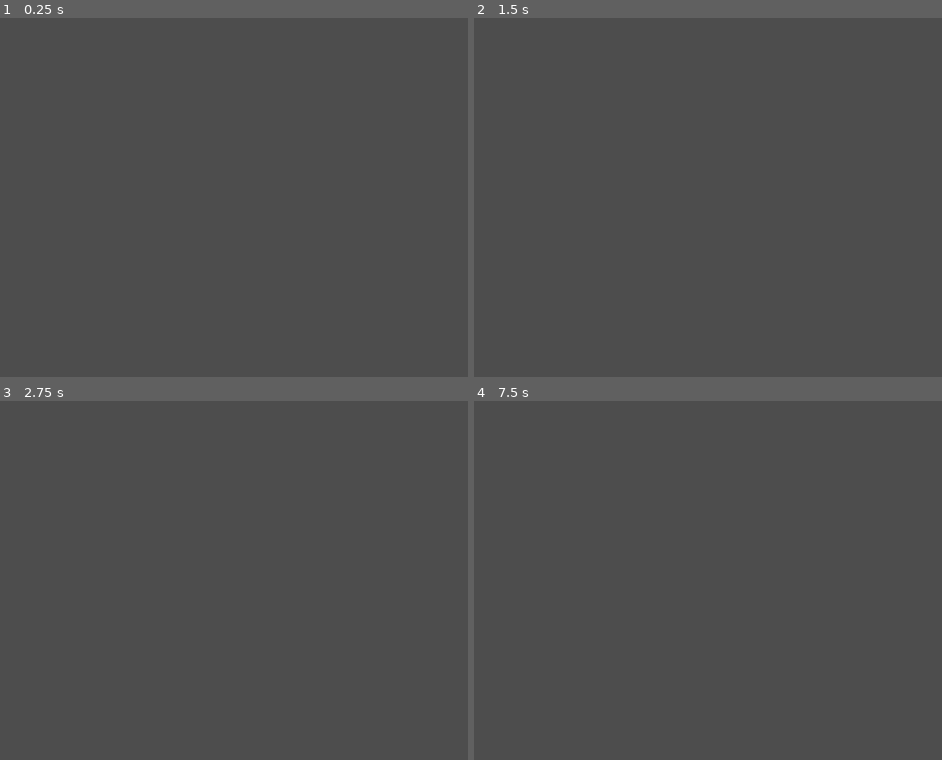
Above: before the commit, frames 1-4 (two rows, left to right).
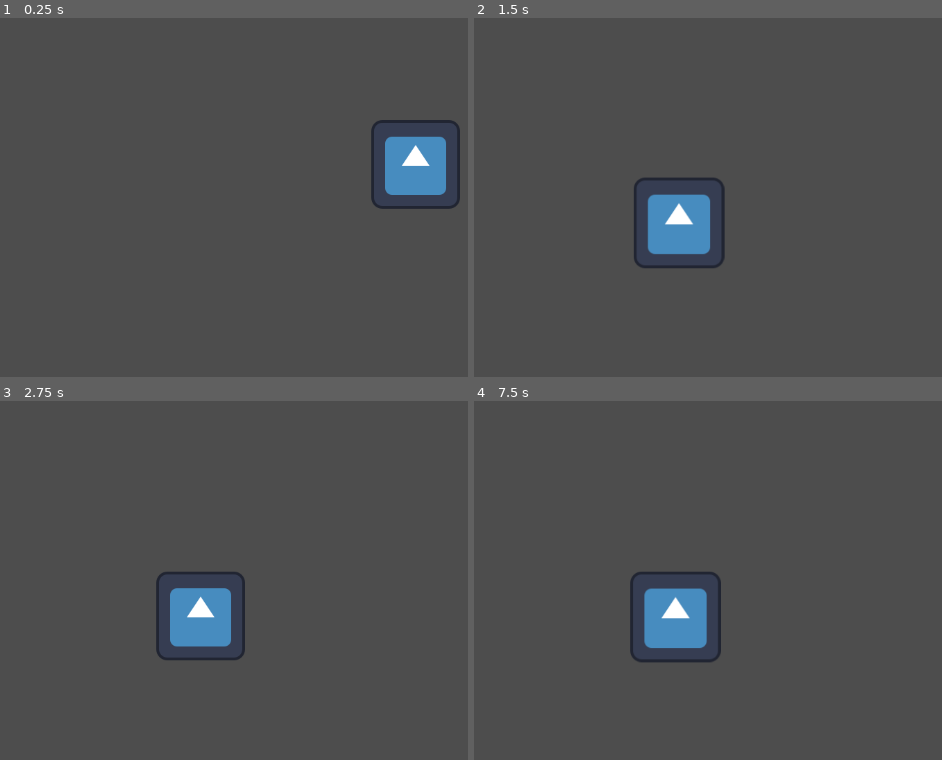
Above: after the commit, the same moments.

Repository: RRealJ/GameJam2024
Game: Godot game, scene res://cenas/testesPecas.tscn
Same seed, same stepped clock (60 frames per second), same inputs: the game is played once before the commit and once after it. The project has no main scene, so this scene is started directly. The engine's default icon, where the game draws it, is replaced by a stand-in: a white triangle on a blue panel in a dark square.
Inputs (mouse positions are in pixels of both pictures, inside the frame that each line leads up to):
- Up to frame 1 (0.25 s): no input
- Up to frame 2 (1.5 s): tap Enter at 0.5 s; move the mouse to (857, 132) at 0.52 s; press the mouse at (857, 132) at 0.53 s; tap Space at 1.25 s; move the mouse to (637, 215) at 1.27 s; release the mouse at (637, 215) at 1.28 s; click (637, 215) at 1.35 s
- Up to frame 3 (2.75 s): tap Enter at 2 s; move the mouse to (407, 476) at 2.02 s; press the mouse at (407, 476) at 2.03 s
- Up to frame 4 (7.5 s): tap Space at 2.75, 4.25 s; move the mouse to (759, 666) at 2.77 s; release the mouse at (759, 666) at 2.78 s; click (759, 666) at 2.85 s; tap Enter at 3.5 s; move the mouse to (outside the picture) at 3.52 s; press the mouse at (outside the picture) at 3.53 s; move the mouse to (558, 508) at 4.27 s; release the mouse at (558, 508) at 4.28 s; click (558, 508) at 4.35 s; move the mouse to (839, 576) at 5.02 s; press the mouse at (839, 576) at 5.03 s; move the mouse to (679, 465) at 5.77 s; release the mouse at (679, 465) at 5.78 s; click (679, 465) at 5.85 s; move the mouse to (outside the picture) at 6.52 s; press the mouse at (outside the picture) at 6.53 s; move the mouse to (637, 598) at 7.27 s; release the mouse at (637, 598) at 7.28 s; click (637, 598) at 7.35 s

The runs differ from the first frame. In frame 1, 2.7% of the frame differs, in the area x 79-99%, y 28-54%; in frame 2, 2.9%; in frame 3, 2.7%; in frame 4, 2.9%, in the area x 33-53%, y 47-73%.

Commit message:
aidionado script de stagio geral e estagio 1

Diff:
--- a/cenas/buraco.tscn
+++ b/cenas/buraco.tscn
@@ -3,13 +3,13 @@
 [ext_resource type="Script" path="res://scripts/buraco.gd" id="1_dfs7u"]
 
 [sub_resource type="RectangleShape2D" id="RectangleShape2D_5v1il"]
-size = Vector2(40, 40)
+size = Vector2(130, 129)
 
 [node name="buraco" type="StaticBody2D" groups=["dropable"]]
 script = ExtResource("1_dfs7u")
 
 [node name="CollisionShape2D" type="CollisionShape2D" parent="."]
-position = Vector2(20, 20)
+position = Vector2(65, 64.5)
 shape = SubResource("RectangleShape2D_5v1il")
 
 [node name="ColorRect" type="ColorRect" parent="."]
@@ -18,10 +18,9 @@
 anchor_top = 0.5
 anchor_right = 0.5
 anchor_bottom = 0.5
-offset_right = 40.0
-offset_bottom = 40.0
+offset_right = 130.0
+offset_bottom = 130.0
 grow_horizontal = 2
 grow_vertical = 2
 mouse_filter = 2
 color = Color(0.485703, 0.485704, 0.485703, 1)
-metadata/_edit_use_anchors_ = true
--- a/cenas/estagio1.tscn
+++ b/cenas/estagio1.tscn
@@ -1,17 +1,12 @@
-[gd_scene format=3 uid="uid://cxuuhsmpheis6"]
+[gd_scene load_steps=2 format=3 uid="uid://cxuuhsmpheis6"]
+
+[ext_resource type="Script" path="res://scripts/estagios.gd" id="1_44v33"]
 
 [node name="estagio1" type="Node2D"]
+script = ExtResource("1_44v33")
 
 [node name="NinePatchRect" type="NinePatchRect" parent="."]
 offset_left = 46.0
 offset_top = 41.0
 offset_right = 1109.0
 offset_bottom = 517.0
-
-[node name="TextureRect" type="TextureRect" parent="NinePatchRect"]
-layout_mode = 1
-anchors_preset = 15
-anchor_right = 1.0
-anchor_bottom = 1.0
-grow_horizontal = 2
-grow_vertical = 2
--- a/cenas/peca.tscn
+++ b/cenas/peca.tscn
@@ -4,20 +4,19 @@
 [ext_resource type="Script" path="res://scripts/peca_geral.gd" id="1_bh5f1"]
 
 [sub_resource type="RectangleShape2D" id="RectangleShape2D_vh33k"]
-size = Vector2(116, 118)
+size = Vector2(116.185, 115.2)
 
 [node name="peca" type="Node2D"]
 script = ExtResource("1_bh5f1")
 
 [node name="sprite" type="Sprite2D" parent="."]
-scale = Vector2(0.3125, 0.3125)
 texture = ExtResource("1_3b64e")
 centered = false
 
 [node name="area" type="Area2D" parent="sprite"]
 
 [node name="colisao" type="CollisionShape2D" parent="sprite/area"]
-position = Vector2(64, 64)
+position = Vector2(64, 64.4923)
 shape = SubResource("RectangleShape2D_vh33k")
 
 [connection signal="ready" from="." to="." method="_on_ready"]
--- a/scripts/estagios.gd
+++ b/scripts/estagios.gd
@@ -1,4 +1,11 @@
 extends Node2D
+
+
+
+func _ready() -> void:
+	var pasta_pecas_estagio = 'res://assets/imagens/pecas/' + str($".".name)
+	montar_pecas(pasta_pecas_estagio)
+
 
 
 func set_pecas_index_to_1():  #Deixa todas as peças no z_index = 1
@@ -7,3 +14,18 @@
 		if p is Peca:
 			p.z_index = 1
 			print("z_index mudado para 1")
+
+
+func montar_pecas(path):
+	var dir = DirAccess.open(path)
+	if dir:
+		dir.list_dir_begin()
+		var file_name = dir.get_next()
+		while file_name != "":
+			if dir.current_is_dir():
+				print("Found directory: " + file_name)
+			else:
+				print("Found file: " + file_name)
+			file_name = dir.get_next()
+	else:
+		print("An error occurred when trying to access the path.")
--- a/scripts/peca_geral.gd
+++ b/scripts/peca_geral.gd
@@ -14,10 +14,10 @@
 
 
 func _on_ready() -> void:
-	if $".".name == 'peca':
+	if $"../".name == 'peca':
 		estagio = null
 	pass
-	sprite.texture = textura #atribui a textura que quiser ao carregar na cena
+	#sprite.texture = textura ,atribui a textura que quiser ao carregar na cena
 
 
 func _process(delta: float) -> void:
Binary file changed: assets/imagens/completas/estagio1.jpeg
Not shown, added: assets/imagens/completas/estagio1.jpeg.import
Not shown, added: assets/imagens/completas/estagio2.jpg.import
Not shown, added: assets/imagens/completas/estagio3.jpeg.import
Not shown, added: assets/imagens/completas/estagio4.jpg.import
Binary file added: assets/imagens/pecas/estagio1/estagio1_22.jpg
Binary file added: assets/imagens/pecas/estagio1/estagio1_23.jpg
Binary file added: assets/imagens/pecas/estagio1/estagio1_24.jpg
Binary file added: assets/imagens/pecas/estagio1/estagio1_25.jpg
Binary file added: assets/imagens/pecas/estagio1/estagio1_26.jpg
Binary file added: assets/imagens/pecas/estagio1/estagio1_27.jpg
Binary file added: assets/imagens/pecas/estagio1/estagio1_28.jpg
(and 74 more such lines)
